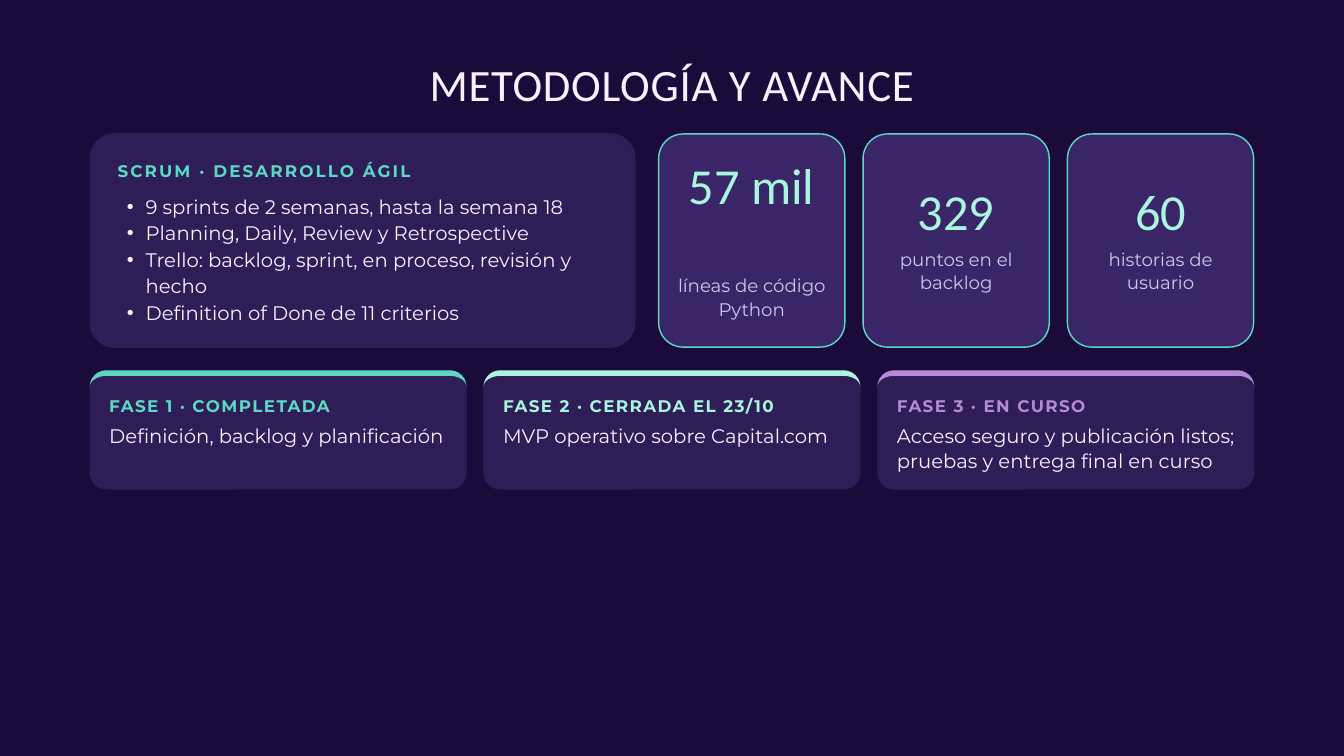
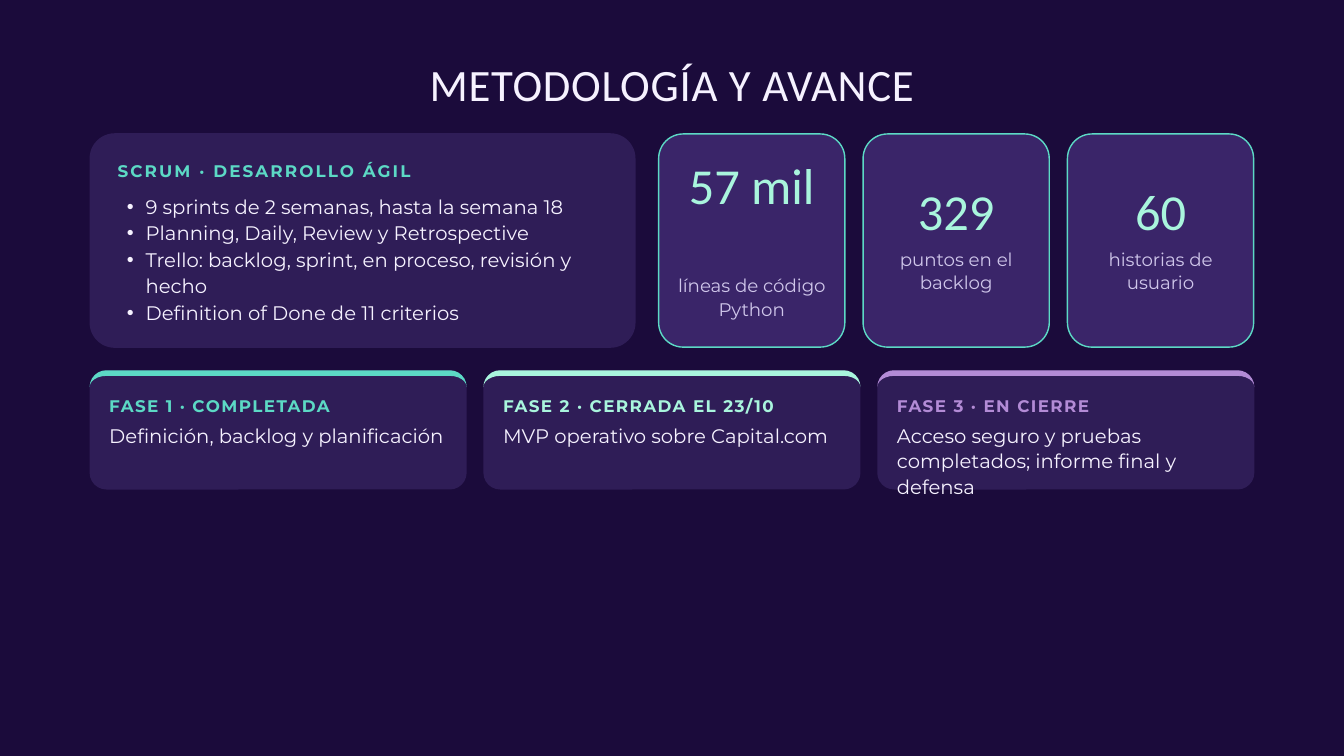
Before and after one commit to Cristian-Higuera-byte/RepAgenteIA, a slide deck: slide 13 of FASE 2/Grupales/Avance 2 Agente IA Bursátil.pptx. Drawn at 1344x756 pixels with LibreOffice and Linux fonts; fonts in the diff are those of the drawing. Boxes give left, top, right and bottom in pixels: in the first picture for what was removed or moved away, otherwise in the second. Text is boxed around its words. In the diff, an @@ line names an element or a change of style, - is before the commit and + after.

```diff
--- a/FASE 2/Grupales/Avance 2 Agente IA Bursátil.pptx
+++ b/FASE 2/Grupales/Avance 2 Agente IA Bursátil.pptx
@@ text at box(897, 400, 1089, 412): text changed @@
-FASE 3 · EN CURSO
+FASE 3 · EN CIERRE
@@ text at box(897, 428, 1177, 494): text changed @@
-Acceso seguro y publicación listos; pruebas y entrega final en curso
+Acceso seguro y pruebas completados; informe final y defensa
```
Also in this commit, not shown: 4 other slides changed.
